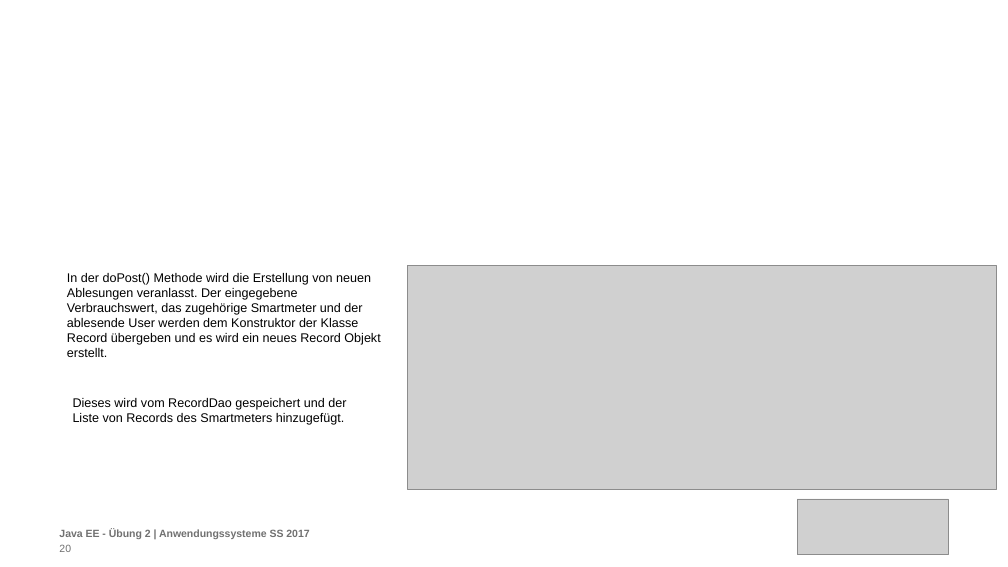
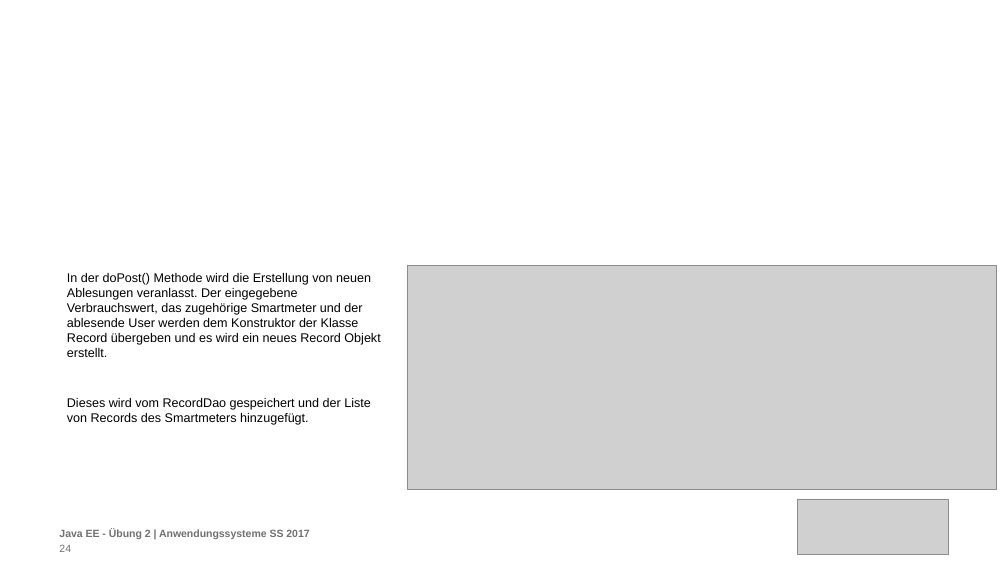
Before and after one commit to carolin262/anwendungssysA2, a slide deck: slide 24 of PräsentationJavaEE.pptx (slide 20 before the commit). Drawn at 1008x567 pixels with LibreOffice and Linux fonts; fonts in the diff are those of the drawing; grey boxes stand for pictures; background and template pictures are left out. Boxes give left, top, right and bottom in pixels: in the first picture for what was removed or moved away, otherwise in the second. Text is boxed around its words. In the diff, an @@ line names an element or a change of style, - is before the commit and + after.

```diff
--- a/PräsentationJavaEE.pptx
+++ b/PräsentationJavaEE.pptx
@@ text "Dieses wird vom RecordDao gespeichert ..." rewrapped from box(73, 398, 346, 425) to box(67, 398, 371, 425) @@
@@ page number at box(59, 544, 71, 552): text changed @@
-20
+24
```
Also in this commit, not shown: 10 other slides changed, 5 slides added.
